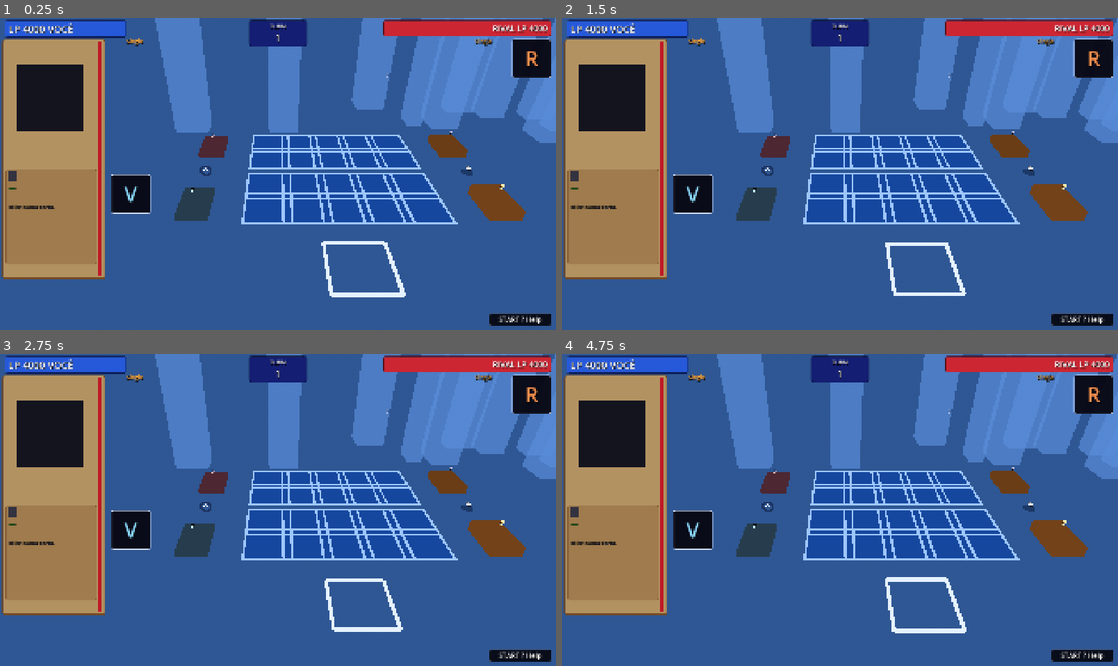
Above: before the commit, frames 1-4 (two rows, left to right).
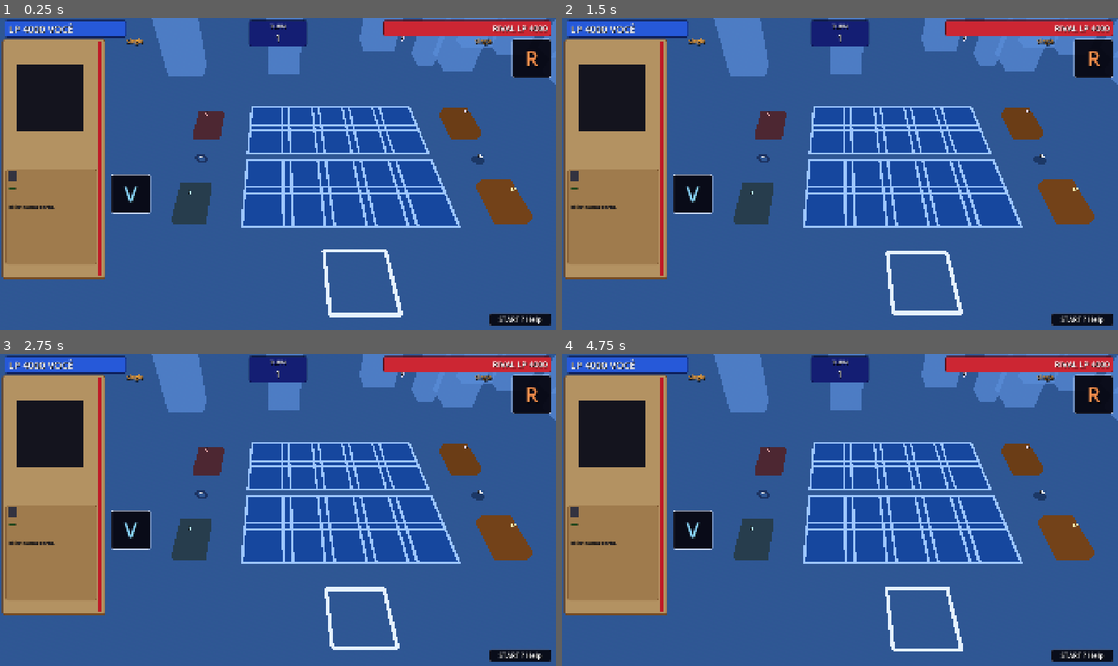
Above: after the commit, the same moments.

Repository: joeyviciousfake-netizen/Astralis
Game: Godot game, scene res://duel3d/mesa_3d.tscn
Same seed, same stepped clock (60 frames per second), same inputs: the game is played once before the commit and once after it.
Inputs (mouse positions are in pixels of both pictures, inside the frame that each line leads up to):
- Up to frame 1 (0.25 s): no input
- Up to frame 2 (1.5 s): tap Enter at 0.5 s; move the mouse to (962, 158) at 0.52 s; hold Shift 0.53-1.25 s; click (962, 158) at 0.67 s; drag from (728, 189) to (812, 236) at 1.27 s
- Up to frame 3 (2.75 s): move the mouse to (333, 441) at 2.02 s; tap Ctrl at 2.1 s; click (333, 441) at 2.17 s
- Up to frame 4 (4.75 s): drag from (812, 572) to (673, 463) at 2.77 s; move the mouse to (1006, 556) at 3.52 s; tap Alt at 3.6 s; click (1006, 556) at 3.67 s; drag from (673, 463) to (756, 432) at 4.27 s

The runs differ from the first frame. In frame 1, 17% of the frame differs, in the area x 27-100%, y 0-96%; in frame 2, 17%; in frame 3, 17%; in frame 4, 17%.

Commit message:
runtime: rotacao da mao livre (const, sem camera)

Diff:
--- a/astralis/duel3d/mesa_3d.gd
+++ b/astralis/duel3d/mesa_3d.gd
@@ -41,13 +41,16 @@
 const TOPO := 0.35
 ## Câmera FIXA (ordem do usuário): deslocada p/ a esquerda olhando p/
 ## a direita — o campo fica colado à direita da tela. Sem órbita/balanço.
-const CAM_POS := Vector3(-2.2, 7.4, 10.2)
-const CAM_ALVO := Vector3(-2.2, -0.4, -1.4)
+const CAM_POS := Vector3(-2.2, 9, 8)
+const CAM_ALVO := Vector3(-2.2, 0, 0.0)
 const CAM_FOV := 50.0
 ## Fases estilo Tag Force REMOVIDAS (ordem do usuário, 2026-09-28): o
 ## duelo segue o Forbidden Memories, sem DP/SP/MP1/BP/MP2/EP.
 
 const LARG_CARTA := 1.0
+## Inclinação da mão em graus no eixo X (LIVRE, ordem do usuário):
+## mude à vontade, nada recalcula pela câmera. Rival usa 180 + este.
+const TILT_MAO_LIVRE := -54.0
 ## Proporção exata da carta real 59x86mm (0,6860). Tudo que é carta, slot
 ## ou pilha usa essa proporção — nenhuma carta fica de tamanho diferente.
 const ALT_CARTA := 86.0 / 59.0
@@ -217,6 +220,9 @@
 	print("[MESA3D] Pronta: mão p0=%d p1=%d, artes carregadas=%d." % [
 		((_st.players[0] as Dictionary)["hand"] as Array).size(),
 		((_st.players[1] as Dictionary)["hand"] as Array).size(), _artes_ok])
+	if _cam != null:
+		print("[MESA3D] Cam: pos=%s fov=%s alvo=%s." % [str(_cam.global_position), str(_cam.fov), str(CAM_ALVO)])
+		print("[MESA3D] Slot p0_m2 na tela: %s." % str(_cam.unproject_position(_pos_slot(0, "monstro", 2))))
 	_ver_autoquit()
 
 
@@ -894,9 +900,9 @@
 		# TODAS idênticas à do meio (ordem do usuário): mesma altura,
 		# giro e posição — só o x separa, centrado no campo (a câmera
 		# já joga tudo p/ a direita, então centro x=0 alinha).
-		return Vector3(t * 1.12, 0.55, 5.0)
+		return Vector3(t * 1.12, 4, 6.1)
 	# Rival no alto (ordem do usuário), centrado no campo.
-	return Vector3(t * 0.7, 2.1, -4.75)
+	return Vector3(t * 0.7, 1.4, -4.75)
 
 
 func _limpar_cartas() -> void:
@@ -924,13 +930,8 @@
 				carta.set_meta("card_id", str(m.get("card_id", "")))
 				_no_cartas.add_child(carta)
 	# Mãos em arco: p0 aberta, p1 de costas (só contagem, sem vazar dado).
-	# TODAS paralelas e retas p/ a sua visão (ref): mesmo tilt calculado
-	# da câmera p/ o meio da mão (look_at deixava cada uma p/ um lado).
-	# tilt = atan2(cam.y - mao.y, cam.z - mao.z); frente +Z => gira X -tilt.
-	var tilt_mao := 54.3
-	if _cam != null:
-		var d := _cam.global_position - Vector3(0, 0.55, 5.0)
-		tilt_mao = rad_to_deg(atan2(d.y, d.z))
+	# Rotação LIVRE (ordem do usuário): valor fixo editável, sem nenhum
+	# cálculo da câmera. Mude TILT_MAO_LIVRE à vontade (graus no eixo X).
 	var mao0: Array = (_st.players[0] as Dictionary)["hand"]
 	for i in range(mao0.size()):
 		var c := _fazer_carta(mao0[i] as Dictionary, false, 0, false)
@@ -943,7 +944,7 @@
 			(c.get_node("TagPos") as Label3D).text = "SELO %d" % selo
 		c.set_meta("mao_idx", i)
 		_no_cartas.add_child(c)
-		c.rotation_degrees = Vector3(-tilt_mao, 0, 0)
+		c.rotation_degrees = Vector3(TILT_MAO_LIVRE, 0, 0)
 		if com_efeito and not _sem_render():
 			var alvo: Vector3 = c.position
 			c.position = _deck_pos[0]
@@ -954,7 +955,7 @@
 		var v := _fazer_carta({}, true, 1, false)
 		v.position = _pos_mao_arco(j, mao1.size(), 1)
 		_no_cartas.add_child(v)
-		v.rotation_degrees = Vector3(180.0 - tilt_mao, 0, 0)
+		v.rotation_degrees = Vector3(180.0 + TILT_MAO_LIVRE, 0, 0)
 	_atualizar_hud()
 	_posicionar_cursor()
 
--- a/astralis/duel3d/mesa_3d.tscn
+++ b/astralis/duel3d/mesa_3d.tscn
@@ -1,6 +1,6 @@
-[gd_scene load_steps=2 format=3]
+[gd_scene format=3 uid="uid://cr7e22la6kfo"]
 
-[ext_resource type="Script" path="res://duel3d/mesa_3d.gd" id="1"]
+[ext_resource type="Script" uid="uid://dq84h3opvu63x" path="res://duel3d/mesa_3d.gd" id="1"]
 
-[node name="Mesa3D" type="Node3D"]
+[node name="Mesa3D" type="Node3D" unique_id=1488679693]
 script = ExtResource("1")
